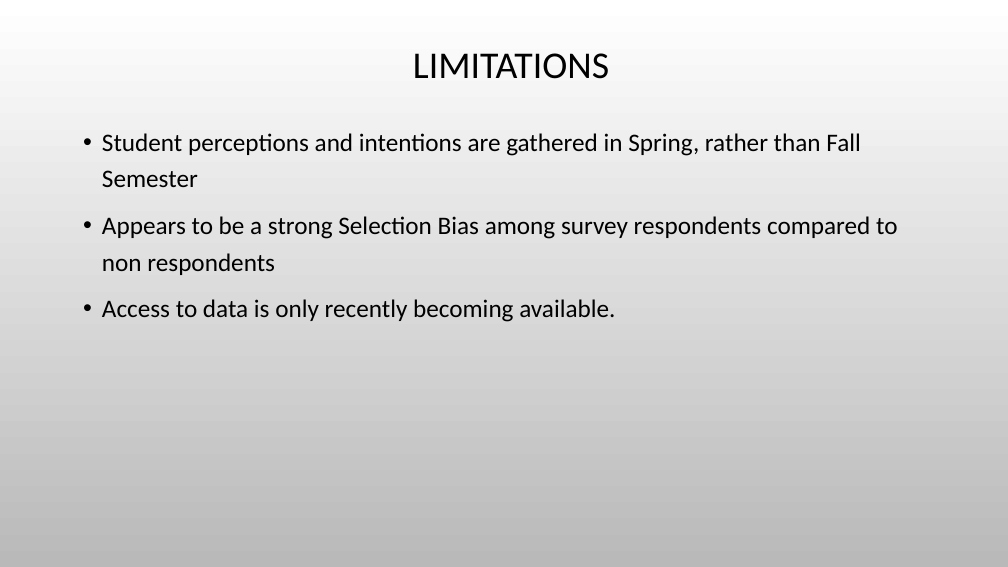
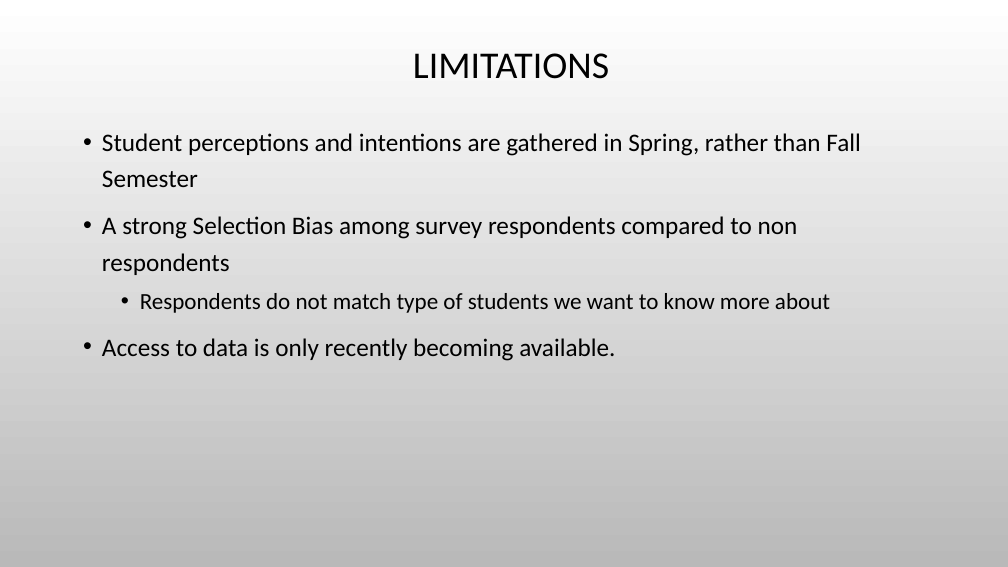
Before and after one commit to danielwreilly/student-retention, a slide deck: slide 22 of Capstone Presentation.pptx (slide 16 before the commit). Drawn at 1008x567 pixels with LibreOffice and Linux fonts; fonts in the diff are those of the drawing; background and template pictures are left out. Boxes give left, top, right and bottom in pixels: in the first picture for what was removed or moved away, otherwise in the second. Text is boxed around its words. In the diff, an @@ line names an element or a change of style, - is before the commit and + after.

```diff
--- a/Capstone Presentation.pptx
+++ b/Capstone Presentation.pptx
@@ text at bbox=[102, 216, 830, 313]: text changed @@
-• Appears to be a strong Selection Bias among survey respondents compared to non respondents
+• A strong Selection Bias among survey respondents compared to non respondents
+  • Respondents do not match type of students we want to know more about
```
Also in this commit, not shown: 2 other slides changed, 6 slides added.
